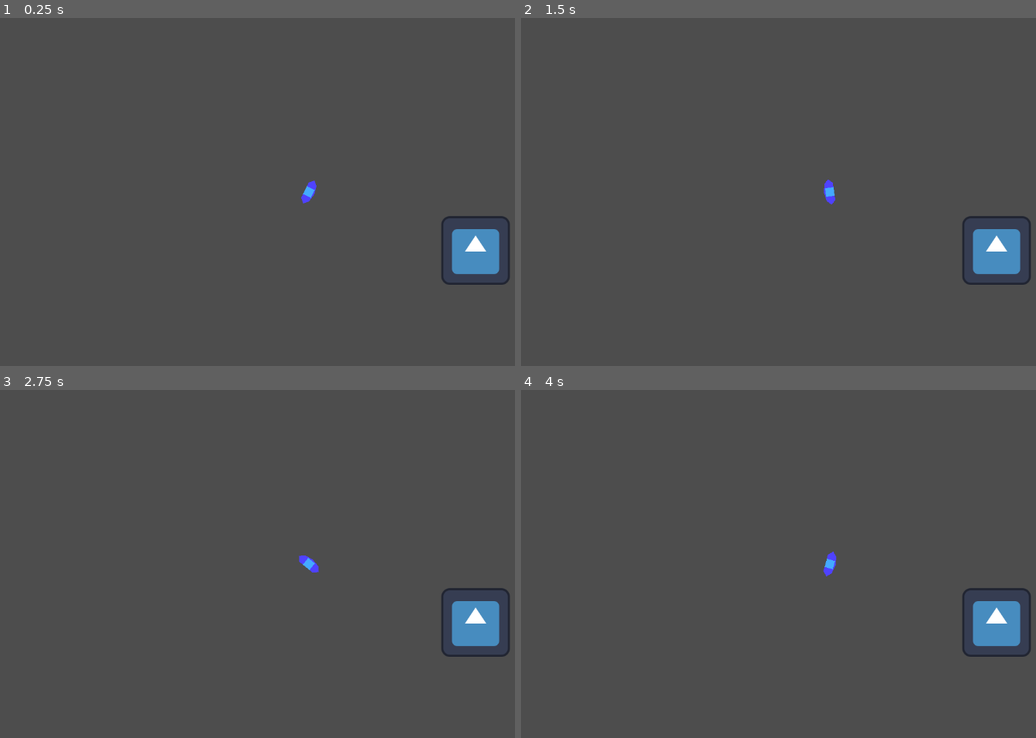
Above: before the commit, frames 1-4 (two rows, left to right).
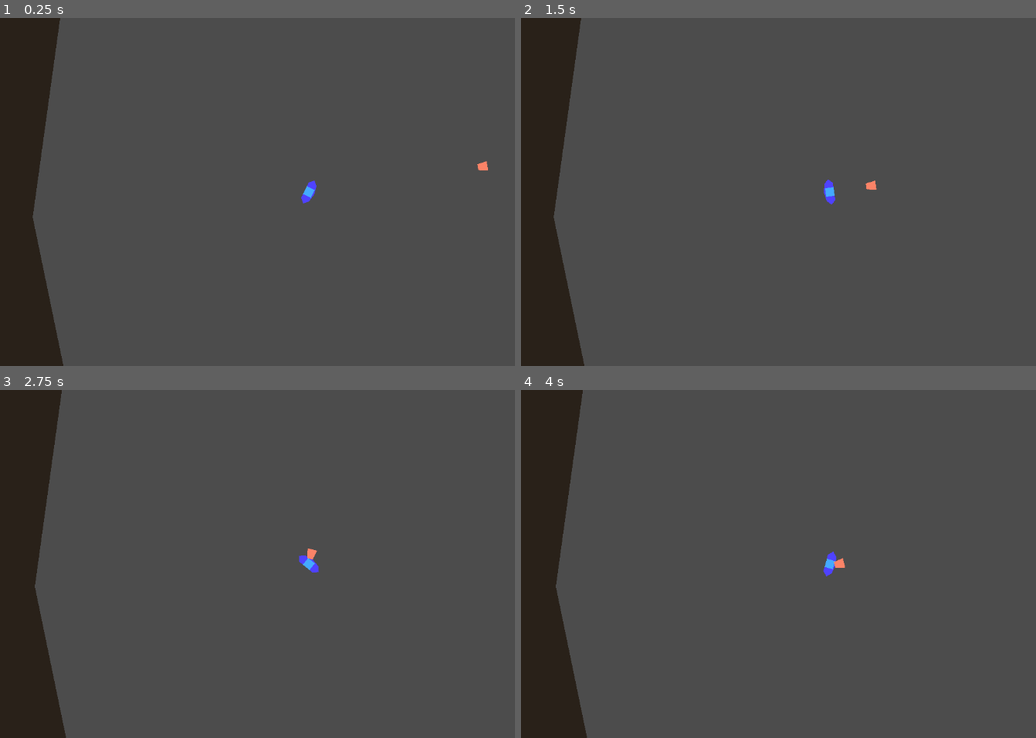
Above: after the commit, the same moments.

Repository: xiongyaohua/topdown-shooter
Game: Godot game, scene res://world.tscn
Same seed, same stepped clock (60 frames per second), same inputs: the game is played once before the commit and once after it. The engine's default icon, where the game draws it, is replaced by a stand-in: a white triangle on a blue panel in a dark square.
Inputs (mouse positions are in pixels of both pictures, inside the frame that each line leads up to):
- Up to frame 1 (0.25 s): no input
- Up to frame 2 (1.5 s): move the mouse to (963, 174) at 0.52 s; move the mouse to (706, 209) at 1.27 s
- Up to frame 3 (2.75 s): move the mouse to (370, 487) at 2.02 s
- Up to frame 4 (4 s): tap Enter at 2.75 s; move the mouse to (799, 633) at 2.77 s; tap Space at 3.5 s; move the mouse to (1015, 616) at 3.52 s

The runs differ from the first frame. In frame 1, 11% of the frame differs, in the area x 0-99%, y 0-100%; in frame 2, 11%; in frame 3, 11%; in frame 4, 11%.

Commit message:
武器连发

Diff:
--- a/bullet.tscn
+++ b/bullet.tscn
@@ -16,11 +16,14 @@
 
 func _physics_process(delta):
 	position += speed * transform.x * delta
+
+func _on_body_entered(body):
+	queue_free()
 "
 
 [sub_resource type="CapsuleShape2D" id="CapsuleShape2D_2qx1y"]
-radius = 3.0
-height = 22.0
+radius = 1.0
+height = 6.0
 
 [node name="Bullet" type="Area2D"]
 script = SubResource("GDScript_yyyo4")
@@ -31,5 +34,8 @@
 shape = SubResource("CapsuleShape2D_2qx1y")
 
 [node name="Polygon2D" type="Polygon2D" parent="."]
+scale = Vector2(0.3, 0.3)
 color = Color(1, 0.843137, 0.576471, 1)
 polygon = PackedVector2Array(11, 0, 7, -3, -10, -3, -10, 3, 7, 3)
+
+[connection signal="body_entered" from="." to="." method="_on_body_entered"]
--- /dev/null
+++ b/monster.tscn
@@ -0,0 +1,40 @@
+[gd_scene load_steps=3 format=3 uid="uid://cmnvrn4vf7bj0"]
+
+[sub_resource type="GDScript" id="GDScript_8kj7y"]
+script/source = "extends CharacterBody2D
+
+
+@export var speed = 200.0
+
+var target: Node2D = null
+
+func _physics_process(delta):
+	if target:
+		update_movement()
+		update_rotation()
+		move_and_slide()
+
+func update_movement():
+	var target_velocity := (target.position - position).normalized()
+	target_velocity *= speed
+	velocity = lerp(velocity, target_velocity, 0.3)
+
+
+func update_rotation():
+	var target_rotation := (target.position - position).angle()
+	rotation = lerpf(rotation, target_rotation, 0.3)
+"
+
+[sub_resource type="CapsuleShape2D" id="CapsuleShape2D_ms8ly"]
+radius = 9.0
+height = 18.0
+
+[node name="Monster" type="CharacterBody2D"]
+script = SubResource("GDScript_8kj7y")
+
+[node name="CollisionShape2D" type="CollisionShape2D" parent="."]
+shape = SubResource("CapsuleShape2D_ms8ly")
+
+[node name="Polygon2D" type="Polygon2D" parent="."]
+color = Color(0.988235, 0.513726, 0.403922, 1)
+polygon = PackedVector2Array(-9, -9, 9, -5, 9, 6, -9, 9)
--- a/player.tscn
+++ b/player.tscn
@@ -18,8 +18,9 @@
 func _unhandled_input(event):
 	if event.is_action_pressed(\"fire\"):
 		$Body/Gun.visible = true
-		fire_bullet.emit($Body/Gun.global_transform)
+		$Body/Gun.start()
 	if event.is_action_released(\"fire\"):
+		$Body/Gun.stop()
 		$Body/Gun.visible = false
 
 func update_movement():
@@ -47,11 +48,40 @@
 func update_rotation():
 	look_at(get_global_mouse_position())
 
+
+
+func _on_gun_fire_bullet(transform):
+	fire_bullet.emit(transform)
 "
 
 [sub_resource type="CapsuleShape2D" id="CapsuleShape2D_egvc0"]
 radius = 8.0
 height = 46.0
+
+[sub_resource type="GDScript" id="GDScript_yi0ph"]
+script/source = "extends Polygon2D
+
+@export var interval := 0.1
+
+@onready var timer := $Timer
+
+signal fire_bullet(transform: Transform2D)
+
+# Called when the node enters the scene tree for the first time.
+func _ready():
+	pass # Replace with function body.
+
+func start():
+	fire_bullet.emit(global_transform)
+	timer.start(interval)
+
+func stop():
+	timer.stop()
+
+
+func _on_timer_timeout():
+	fire_bullet.emit(global_transform)
+"
 
 [sub_resource type="Animation" id="Animation_noef7"]
 length = 0.001
@@ -174,6 +204,10 @@
 position = Vector2(18, 13)
 color = Color(0.933333, 1, 0.768627, 1)
 polygon = PackedVector2Array(-10, -3, 0, -3, 0, 3, -10, 3)
+script = SubResource("GDScript_yi0ph")
+
+[node name="Timer" type="Timer" parent="Body/Gun"]
+process_callback = 0
 
 [node name="Head" type="Polygon2D" parent="Body"]
 color = Color(0.266667, 0.666667, 1, 1)
@@ -183,3 +217,6 @@
 libraries = {
 "": SubResource("AnimationLibrary_6fm66")
 }
+
+[connection signal="fire_bullet" from="Body/Gun" to="." method="_on_gun_fire_bullet"]
+[connection signal="timeout" from="Body/Gun/Timer" to="Body/Gun" method="_on_timer_timeout"]
--- /dev/null
+++ b/stage.tscn
@@ -0,0 +1,8 @@
+[gd_scene format=3 uid="uid://cmp2w3c3ngstb"]
+
+[node name="Stage" type="StaticBody2D"]
+
+[node name="Polygon2D" type="Polygon2D" parent="."]
+color = Color(0.168627, 0.137255, 0.113725, 1)
+invert_enabled = true
+polygon = PackedVector2Array(-853, -409, -68, -514, 757, -433, 824, -31, 782, 443, 261, 430, -259, 564, -812, 574, -918, 62)
--- a/world.tscn
+++ b/world.tscn
@@ -1,7 +1,8 @@
-[gd_scene load_steps=6 format=3 uid="uid://b2lvgyma5tocx"]
+[gd_scene load_steps=8 format=3 uid="uid://b2lvgyma5tocx"]
 
 [ext_resource type="PackedScene" uid="uid://dftaxyvi8c7gh" path="res://player.tscn" id="1_3x6ce"]
-[ext_resource type="Texture2D" uid="uid://cy4xsiqx16rax" path="res://icon.svg" id="2_wnl6b"]
+[ext_resource type="PackedScene" uid="uid://cmp2w3c3ngstb" path="res://stage.tscn" id="3_pfher"]
+[ext_resource type="PackedScene" uid="uid://cmnvrn4vf7bj0" path="res://monster.tscn" id="3_vabds"]
 
 [sub_resource type="GDScript" id="GDScript_56o48"]
 script/source = "extends Node2D
@@ -10,9 +11,17 @@
 # Called when the node enters the scene tree for the first time.
 func _ready():
 	$Camera2D.target = $Player
+	$Monster.target = $Player
 
 
 "
+
+[sub_resource type="Environment" id="Environment_v7shs"]
+background_mode = 3
+glow_enabled = true
+glow_normalized = true
+glow_strength = 1.37
+glow_blend_mode = 0
 
 [sub_resource type="GDScript" id="GDScript_3en4e"]
 script/source = "extends Camera2D
@@ -48,6 +57,9 @@
 [node name="World" type="Node2D"]
 script = SubResource("GDScript_56o48")
 
+[node name="WorldEnvironment" type="WorldEnvironment" parent="."]
+environment = SubResource("Environment_v7shs")
+
 [node name="Player" parent="." instance=ExtResource("1_3x6ce")]
 
 [node name="Camera2D" type="Camera2D" parent="."]
@@ -56,8 +68,10 @@
 [node name="BulletManager" type="Node2D" parent="."]
 script = SubResource("GDScript_1fqsf")
 
-[node name="Icon" type="Sprite2D" parent="."]
-position = Vector2(311, 109)
-texture = ExtResource("2_wnl6b")
+[node name="Monster" parent="." instance=ExtResource("3_vabds")]
+position = Vector2(366, -53)
+
+[node name="Stage" parent="." instance=ExtResource("3_pfher")]
+position = Vector2(403, -15)
 
 [connection signal="fire_bullet" from="Player" to="BulletManager" method="_on_player_fire_bullet"]
Not shown: 1 places in player.tscn that only renumber resources
